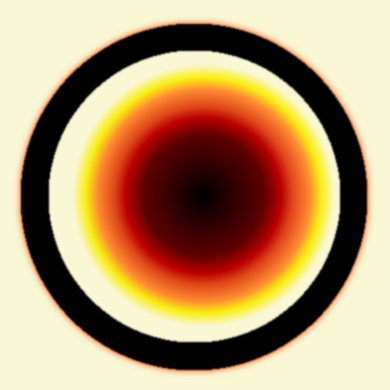
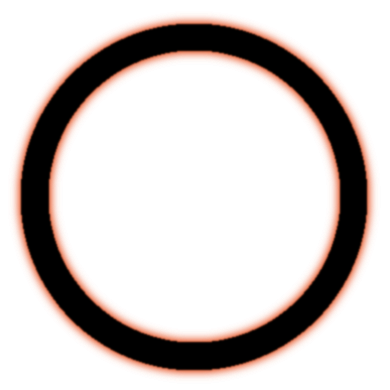
The second 390 × 390 image is a revision of the first. Changes to its layers:
added layer "Drop Shadow #2" (95%) above "Drop Shadow #1" over [8, 11, 381, 384]
added layer "Drop Shadow #1" (95%) above "Drop Shadow" over [8, 11, 381, 384]
hid "Drop Shadow" over [12, 15, 377, 380]
removed layer "Layer #2" (was darken) over [0, 0, 390, 390]
removed layer "Layer #1" over [22, 35, 355, 345]
